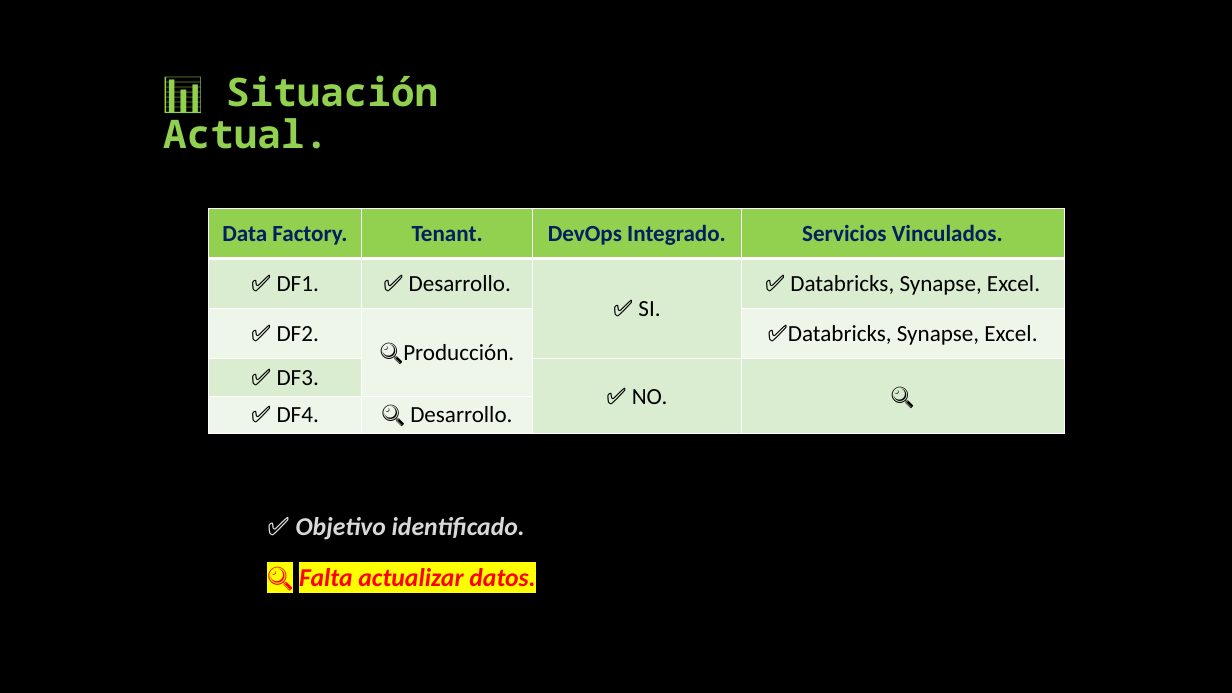
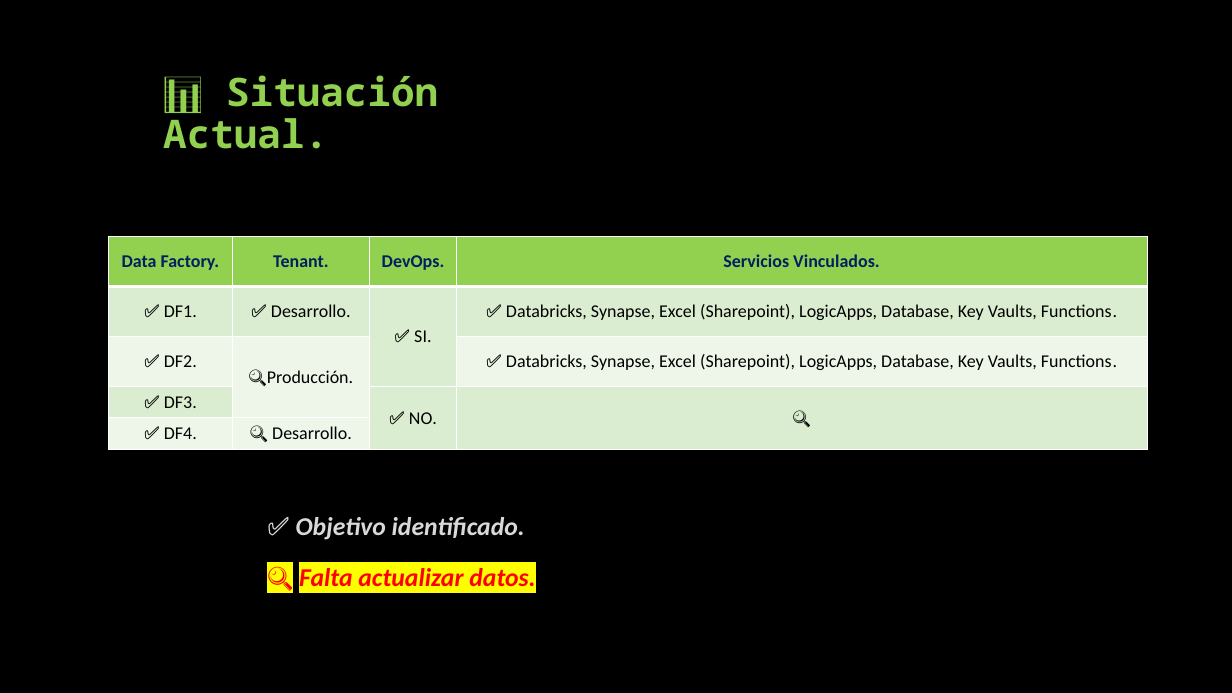
Before and after one commit to OMaciasd/datafactory-migration, a slide deck: slide 3 of Diagrams/guides/Propuesta migracion - Perceptio.pptx. Drawn at 1232x693 pixels with LibreOffice and Linux fonts; fonts in the diff are those of the drawing. Boxes give left, top, right and bottom in pixels: in the first picture for what was removed or moved away, otherwise in the second. Text is boxed around its words. In the diff, an @@ line names an element or a change of style, - is before the commit and + after.

```diff
--- a/Diagrams/guides/Propuesta migracion - Perceptio.pptx
+++ b/Diagrams/guides/Propuesta migracion - Perceptio.pptx
@@ table at [109, 237, 1149, 448] @@
-row 1, column 3: DevOps Integrado.
+row 1, column 3: DevOps.
-row 2, column 4: ✅ Databricks, Synapse, Excel.
+row 2, column 4: ✅ Databricks, Synapse, Excel (Sharepoint), LogicApps, Database, Key Vaults, Functions.
-row 3, column 4: ✅Databricks, Synapse, Excel.
+row 3, column 4: ✅ Databricks, Synapse, Excel (Sharepoint), LogicApps, Database, Key Vaults, Functions.
@@ size 18 to 14 pt in "Data Factory.", "Tenant.", "Servicios Vinculados.", "✅ DF1." and 9 more places @@
@@ table: place and size @@
-table at [209, 208, 1066, 433]
+table at [109, 237, 1149, 448]
```
Also in this commit, not shown: 3 other slides changed, 24 other files.
